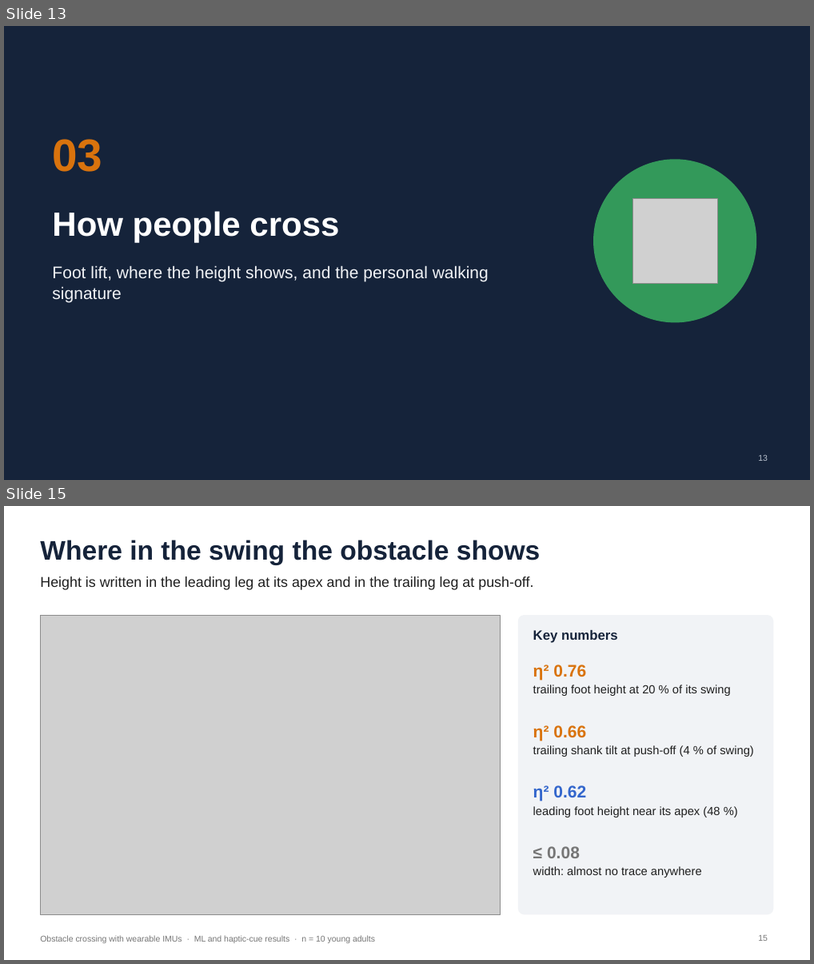
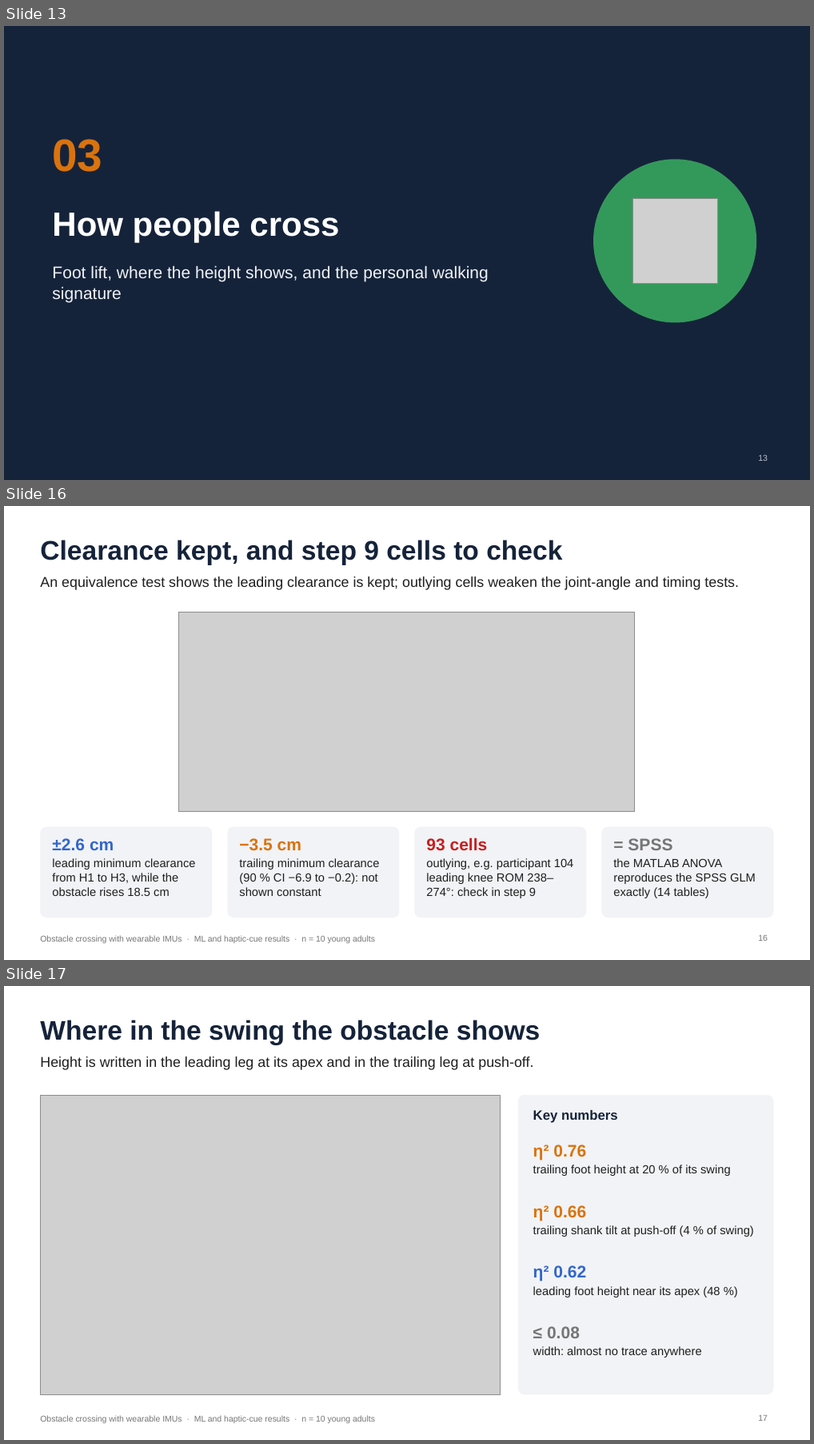
Before and after one commit to ehsansharafianm/imu-obstacle-crossing-analysis, a slide deck: Presentations/26-10-31-ml-haptic-results-101-110.pptx. Shown one above the other, each under a label of ours: slides 13 and 15 before the commit, slides 13, 16 and 17 after it; the slides between them are not shown. The pictures are 814x964 and 814x1444 pixels, drawn with LibreOffice and Linux fonts; fonts in the diff are those of the drawing; grey boxes stand for pictures. Boxes give left, top, right and bottom in pixels: in the first picture for what was removed or moved away, otherwise in the second. Text is boxed around its words. In the diff, an @@ line names an element or a change of style, - is before the commit and + after.

```diff
--- a/Presentations/26-10-31-ml-haptic-results-101-110.pptx
+++ b/Presentations/26-10-31-ml-haptic-results-101-110.pptx
@@ slide 16 added at (x1=4, y1=506, x2=810, y2=960), background #FFFFFF; not listed: 1 template element that a slide beside it also shows @@
@@ title added at (x1=40, y1=540, x2=562, y2=565), 32 pt, text #15233A, bold @@
+Clearance kept, and step 9 cells to check
@@ text added at (x1=40, y1=576, x2=739, y2=590), 17 pt, text #1E1E1E @@
+An equivalence test shows the leading clearance is kept; outlying cells weaken the joint-angle and timing tests.
@@ picture added at (x1=179, y1=612, x2=635, y2=812) @@
@@ rounded rectangle added at (x1=40, y1=827, x2=213, y2=917), fill #F1F3F6 @@
@@ text added at (x1=52, y1=838, x2=196, y2=896), 14 pt, text #1E1E1E @@
+±2.6 cm
+leading minimum clearance from H1 to H3, while the obstacle rises 18.5 cm
@@ rounded rectangle added at (x1=227, y1=827, x2=400, y2=917), fill #F1F3F6 @@
@@ text added at (x1=239, y1=838, x2=380, y2=896), 14 pt, text #1E1E1E @@
+−3.5 cm
+trailing minimum clearance (90 % CI −6.9 to −0.2): not shown constant
@@ rounded rectangle added at (x1=414, y1=827, x2=587, y2=917), fill #F1F3F6 @@
@@ text added at (x1=426, y1=837, x2=574, y2=898), 14 pt, text #1E1E1E @@
+93 cells
+outlying, e.g. participant 104 leading knee ROM 238–274°: check in step 9
@@ rounded rectangle added at (x1=602, y1=827, x2=774, y2=917), fill #F1F3F6 @@
@@ text added at (x1=614, y1=838, x2=756, y2=898), 14 pt, text #1E1E1E @@
+= SPSS
+the MATLAB ANOVA reproduces the SPSS GLM exactly (14 tables)
@@ page number added at (x1=758, y1=935, x2=768, y2=940), 10 pt, text #767676 @@
+16
@@ what was slide 15 is now slide 17 @@
@@ page number at (x1=758, y1=1415, x2=768, y2=1420): text changed @@
-15
+17
```
Also in this commit, not shown: 5 slides changed, 4 other slides added, 54 other files.
